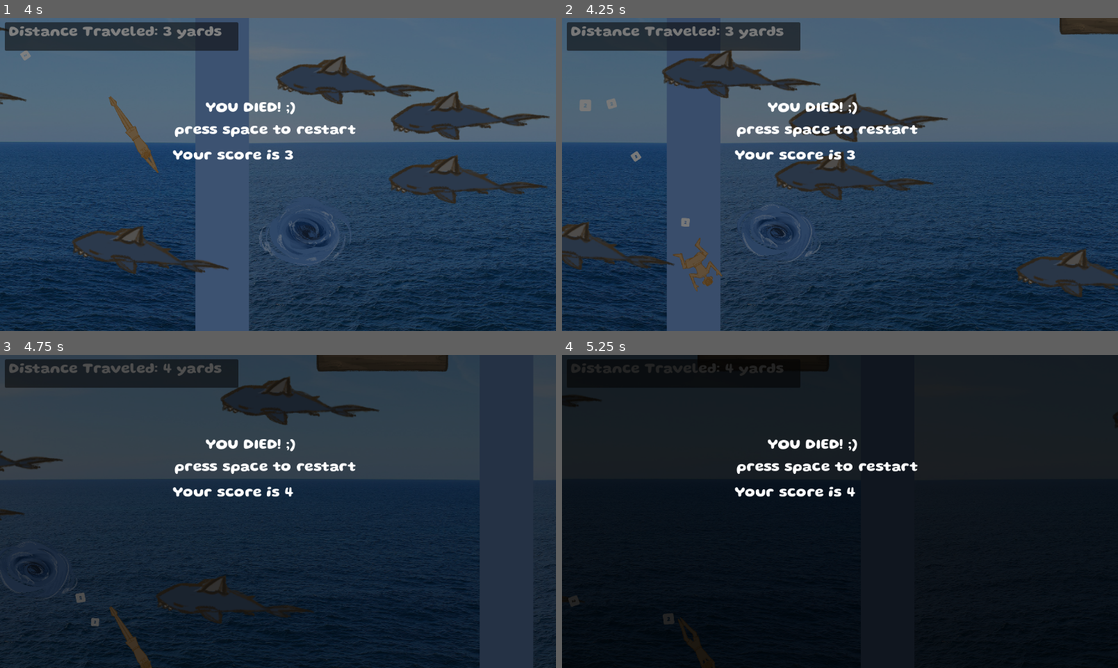
Above: before the commit, frames 1-4 (two rows, left to right).
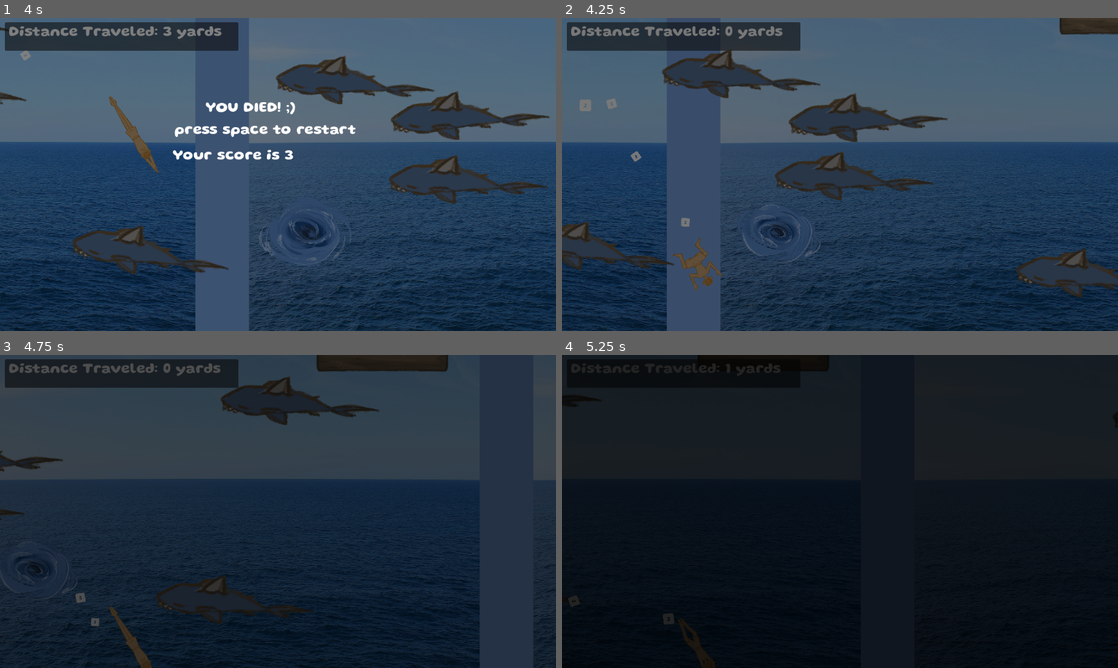
Above: after the commit, the same moments.

Repository: sophieTheProgrammer/microjam-island-61
Game: Godot game, scene res://scenes/game.tscn
Same seed, same stepped clock (60 frames per second), same inputs: the game is played once before the commit and once after it.
Inputs (mouse positions are in pixels of both pictures, inside the frame that each line leads up to):
- Up to frame 1 (4 s): tap Enter (ui_accept) at 0.5, 0.77, 1.52, 3.02, 3.77 s; move the mouse to (400, 158) at 0.52 s; hold Up (up) 0.53-1.28 s; click (400, 158) at 0.6 s; move the mouse to (166, 190) at 1.27 s; hold Down (down) 1.28-2.03 s; click (166, 190) at 1.35 s; move the mouse to (333, 105) at 2.02 s; hold Up (up) 2.03-3.53 s; click (333, 105) at 2.1 s; move the mouse to (250, 237) at 2.77 s; click (250, 237) at 2.85 s; move the mouse to (444, 221) at 3.52 s; hold Down (down) from 3.53 s (still down); click (444, 221) at 3.6 s
- Up to frame 2 (4.25 s): keep holding Down (down); tap Space (restart game) at 4.15 s
- Up to frame 3 (4.75 s): keep holding Down (down); tap Space (restart game) at 4.25 s; move the mouse to (111, 464) at 4.27 s; click (111, 464) at 4.35 s; tap Enter (ui_accept) at 4.52 s
- Up to frame 4 (5.25 s): keep holding Down (down); tap Space (restart game) at 5 s; move the mouse to (867, 511) at 5.02 s; click (867, 511) at 5.1 s

Frame 1 is identical in both runs. In frame 2, 1.3% of the frame differs, in the area x 29-64%, y 2-46%; in frame 3, 1.3%; in frame 4, 1.3%.

Commit message:
YAYY DYING IS COMPELTE

Diff:
--- a/scenes/game.gd
+++ /dev/null
@@ -1,4 +0,0 @@
-extends Node2D
-
-func _ready() -> void:
-	Global.game_is_running = true
--- a/scenes/game.tscn
+++ b/scenes/game.tscn
@@ -1,11 +1,17 @@
 [gd_scene format=3 uid="uid://ck17q1kicx35t"]
 
-[ext_resource type="Script" uid="uid://v4x6qmt7o0on" path="res://scenes/game.gd" id="1_lnu2h"]
 [ext_resource type="PackedScene" uid="uid://d13baxhqbwdm6" path="res://scenes/ui.tscn" id="1_uwrxv"]
 [ext_resource type="PackedScene" uid="uid://c4v13eib1rflh" path="res://scenes/world_container.tscn" id="2_yqjtg"]
 
+[sub_resource type="GDScript" id="GDScript_yqjtg"]
+script/source = "extends Node2D
+
+func _ready() -> void:
+	Global.game_is_running = true
+"
+
 [node name="game" type="Node2D" unique_id=404250698]
-script = ExtResource("1_lnu2h")
+script = SubResource("GDScript_yqjtg")
 
 [node name="ui" parent="." unique_id=1764728883 instance=ExtResource("1_uwrxv")]
 
--- a/scripts/end_screen.gd
+++ b/scripts/end_screen.gd
@@ -10,6 +10,8 @@
 	score.text = "Your score is " + str(int(Global.score))
 	if Input.is_action_just_pressed("restart game") and not Global.game_is_running:
 		Global.start_game(true)
+	if Global.game_is_running:
+		$CanvasLayer.hide()
 
 
 func gameover():
--- a/scripts/global.gd
+++ b/scripts/global.gd
@@ -13,7 +13,7 @@
 
 const DEBUG_DEATH : bool = false
 
-var game_is_running: bool = false
+var game_is_running: bool = true
 
 func _process(_delta: float) -> void:
 	viewport = get_viewport().get_visible_rect().size
@@ -21,6 +21,7 @@
 
 func start_game(reloadWorld):
 	game_is_running = true
+	score = 0
 	Engine.time_scale = 1
 	await fade_node.fade(1, 1.5).finished
 	world_container_node.queue_free()
Not shown, removed: scenes/game.gd.uid
